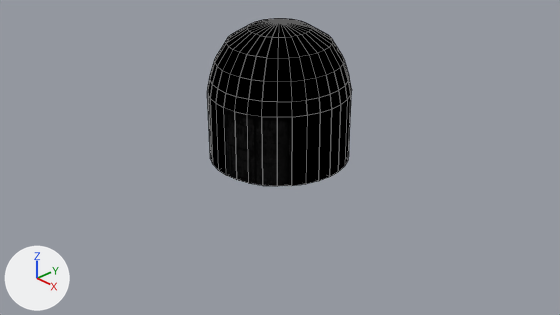
The Blender file Session_2-Blender_Char_Dev/session2.blend as it was, and as the next commit left it.
Before and after are seen from the file's camera 'Camera'. Every picture has the same lights, and +X, +Y and +Z are marked at lower left. Mesh edges are drawn as thin lines.
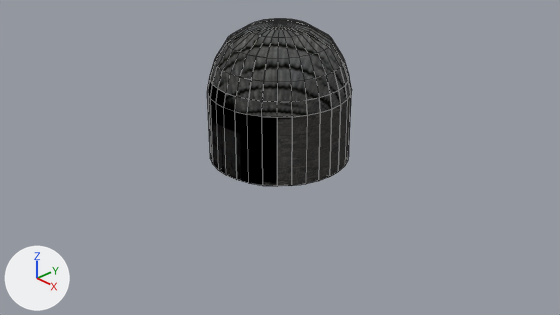
Location of each change, [x1, y1, x2, y2] in pixels of the pictures (560 x 315 px):
'Cylinder', surface changed (black to grey)
    both: [208, 19, 352, 186]

Edits to the bpy script that builds the scene:
```text
Add img_tod_wire_1_png_001:
    img_tod_wire_1_png_001 = load_image('TOD_Wire_1.png.001', '_unpacked/TOD_Wire_1.png', 1024, 1024, 'sRGB')
Add img_tod_bump_1_png:
    img_tod_bump_1_png = load_image('TOD_Bump_1.png', '_unpacked/TOD_Bump_1.png', 1024, 1024, 'sRGB')
Add img_tod_spec_1_png:
    img_tod_spec_1_png = load_image('TOD_Spec_1.png', '_unpacked/TOD_Spec_1.png', 1024, 1024, 'sRGB')
Change mat_material:
    remove # nodes: BsdfPrincipled, Mapping, OutputMaterial, TexImage x3
    remove # uses the picture img_tod_wire_1_bump_map_png
    remove # uses the picture img_tod_wire_1_png
    remove # uses the picture img_tod_wire_1_spec_png
    nodes: BsdfPrincipled, Mapping, OutputMaterial, TexCoord, TexImage x3
    uses the picture img_tod_bump_1_png
    uses the picture img_tod_spec_1_png
    uses the picture img_tod_wire_1_png_001
```
